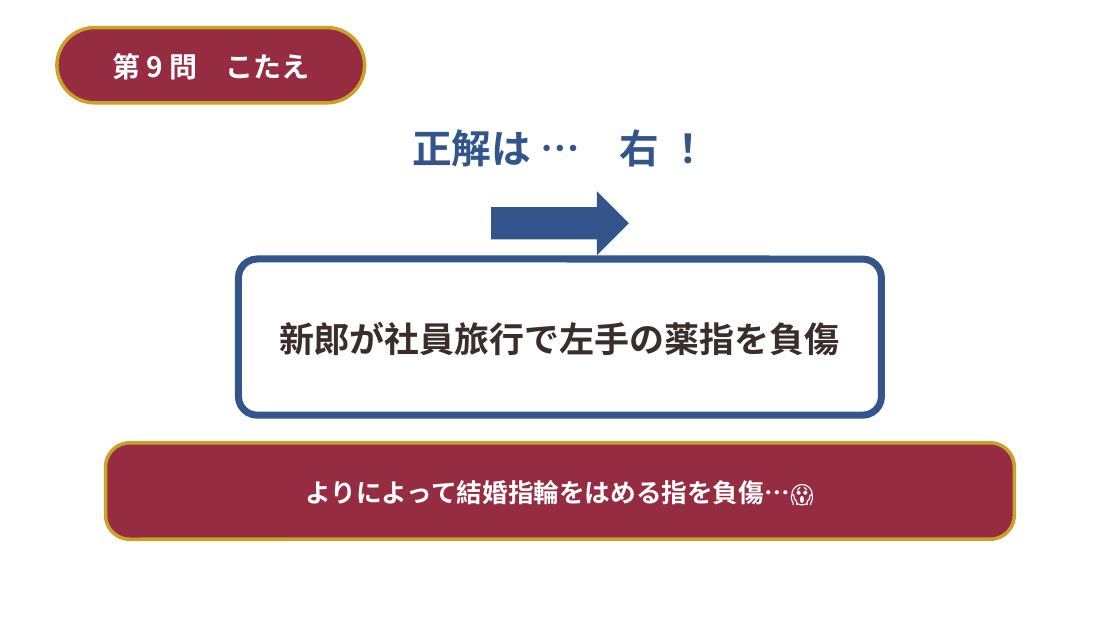
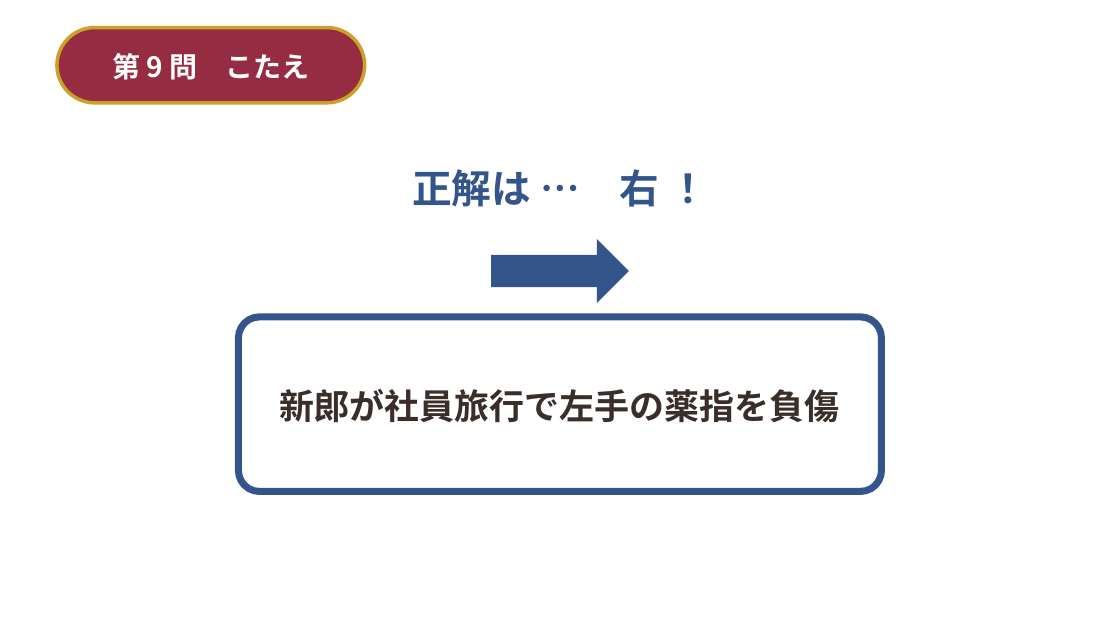
Before and after one commit to st01ohn03-coder/simple-alarm, a slide deck: slide 26 of wedding-deck/build/結婚式_2択クイズ＆ビンゴ.pptx (slide 28 before the commit). Drawn at 1120x630 pixels with LibreOffice and Linux fonts; fonts in the diff are those of the drawing; background and template pictures are left out. Boxes give left, top, right and bottom in pixels: in the first picture for what was removed or moved away, otherwise in the second. Text is boxed around its words. In the diff, an @@ line names an element or a change of style, - is before the commit and + after.

```diff
--- a/wedding-deck/build/結婚式_2択クイズ＆ビンゴ.pptx
+++ b/wedding-deck/build/結婚式_2択クイズ＆ビンゴ.pptx
@@ text "正解は … 右 ！": place and size @@
-text "正解は … 右 ！" at (412, 129, 659, 167)
+text "正解は … 右 ！" at (412, 169, 659, 207)
@@ right arrow: place and size @@
-right arrow at (492, 191, 629, 255)
+right arrow at (492, 239, 629, 303)
@@ rounded rectangle "新郎が社員旅行で左手の薬指を負傷": place and size @@
-rounded rectangle "新郎が社員旅行で左手の薬指を負傷" at (239, 259, 882, 415)
+rounded rectangle "新郎が社員旅行で左手の薬指を負傷" at (239, 317, 882, 492)
@@ rounded rectangle removed at (106, 443, 1015, 539) @@
-よりによって結婚指輪をはめる指を負傷…😱
```
Also in this commit, not shown: 13 other slides changed, 2 slides removed, 5 other files.
